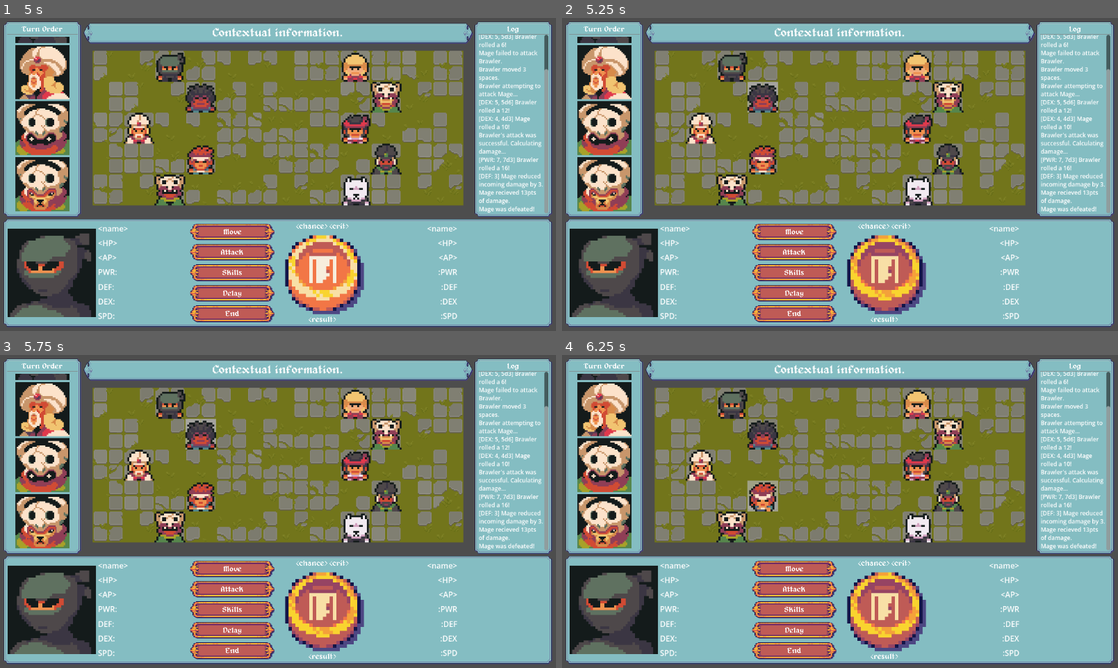
Above: before the commit, frames 1-4 (two rows, left to right).
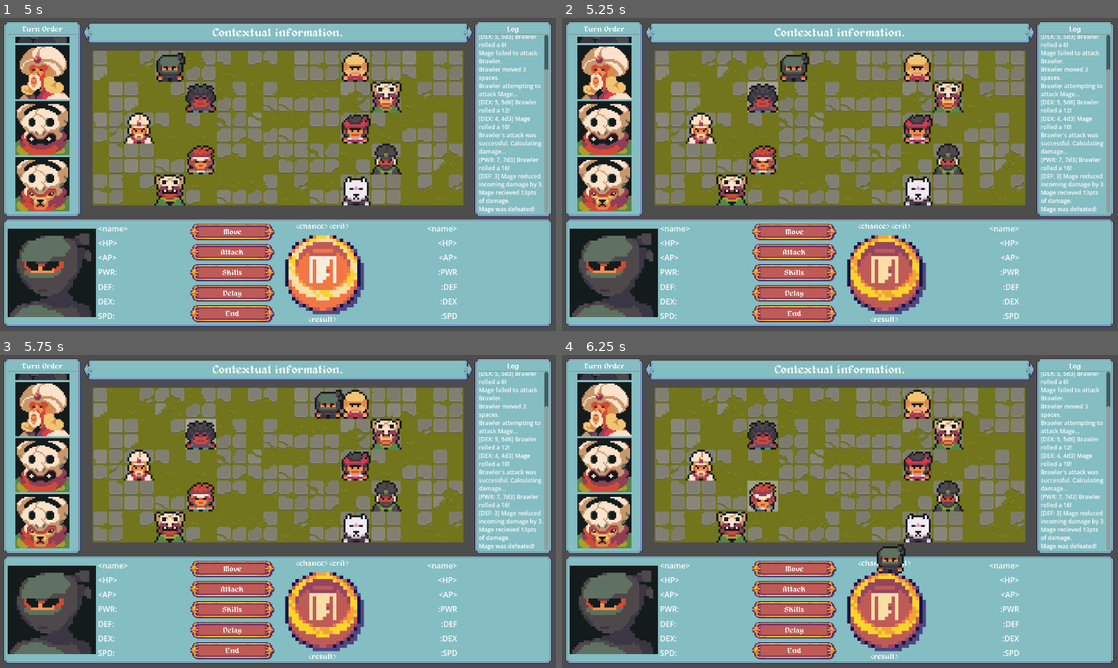
Above: after the commit, the same moments.

Repository: TheOnliestMattastic/Battle-Tactics-Arena
Game: Godot game, scene res://scenes/game.tscn
Two runs of this game, one before a commit and one after it. Both use one fixed random seed, a clock stepped at 60 frames per second and the inputs below.
Inputs (mouse positions are in pixels of both pictures, inside the frame that each line leads up to):
- Up to frame 1 (5 s): click (233, 230) at 0.5 s; click (233, 252) at 1.25 s; click (233, 271) at 2 s; click (233, 293) at 2.75 s; click (233, 315) at 3.5 s; click (322, 271) at 4.25 s
- Up to frame 2 (5.25 s): tap Enter (select) at 5, 5.1 s; move the mouse to (762, 96) at 5.02 s; hold D (move_right) from 5.03 s (still down)
- Up to frame 3 (5.75 s): keep holding D (move_right)
- Up to frame 4 (6.25 s): move the mouse to (762, 495) at 5.77 s; release D (move_right) at 5.78 s; hold S (move_down) from 5.78 s (still down); tap Enter (select) at 5.85 s

Frame 1 is identical in both runs. In frame 2, 0.8% of the frame differs, in the area x 28-45%, y 11-21%; in frame 3, 0.8%; in frame 4, 0.8%.

Commit message:
Configured dictionaries and restricted movement to active actor.

Diff:
--- a/scripts/game_master.gd
+++ b/scripts/game_master.gd
@@ -15,6 +15,7 @@
 @onready var vanguard: Array = $"../Actors/Vanguard".get_children()
 @onready var flank: Array = $"../Actors/Flank".get_children()
 var queue: Array[Actor] = []
+var combatants: Dictionary = {}
 var portraits: Dictionary = {}
 
 # === Queue ===
@@ -23,25 +24,36 @@
 	actors.append_array(vanguard)
 	actors.append_array(flank)
 	actors.sort_custom(func(a, b): return a.data.spd > b.data.spd)
+	var copy_of_queue = actors.duplicate()
 
-	# Clear queue display
-	for portrait in queue_display.get_children():
-		portrait.queue_free()
+	# Populate combatants dictionary
+	for actor in actors:
+		combatants[actor.data.name] = actor
 
-	# Fill active display
+	# Clear and fill active display
+	for child in active_display.get_children():
+		child.queue_free()
 	var portrait = portrait_scene.instantiate()
-	active_display.add_child(portrait)
-	portrait.link(actors[0].data)
-	actors.pop_front() # remove active actor
+	portrait.actor_name = copy_of_queue[0].data.name # link actor to portrait
+	portrait.texture = copy_of_queue[0].data.faceset # populate portrait w/texture
+	active_display.add_child(portrait) # add portrait to display
+	portraits[copy_of_queue[0].data.name] = portrait # add to dictionary
+	copy_of_queue.pop_front() # remove active actor
 
-	# Fill queue display
-	actors.reverse()
-	for actor in actors:
+	# Clear and fill queue display
+	for child in queue_display.get_children():
+		child.queue_free()
+	copy_of_queue.reverse() # descending order for scrollbox
+	for actor in copy_of_queue:
 		portrait = portrait_scene.instantiate()
+		portrait.actor_name = actor.data.name
+		portrait.texture = actor.data.faceset
 		queue_display.add_child(portrait)
-		portrait.link(actor.data)
+		portraits[actor.data.name] = portrait
 
-
+func initiate_turn(actors: Array[Actor]) -> void:
+	queue[0].active = true
 
 func _ready() -> void:
 	build_queue(queue)
+	initiate_turn(queue)
--- a/scripts/portrait.gd
+++ b/scripts/portrait.gd
@@ -1,7 +1,2 @@
 extends TextureRect
-
-var actor: ActorData
-
-func link(for_actor: ActorData) -> void:
-	actor = for_actor
-	self.texture = actor.faceset
+var actor_name: String
